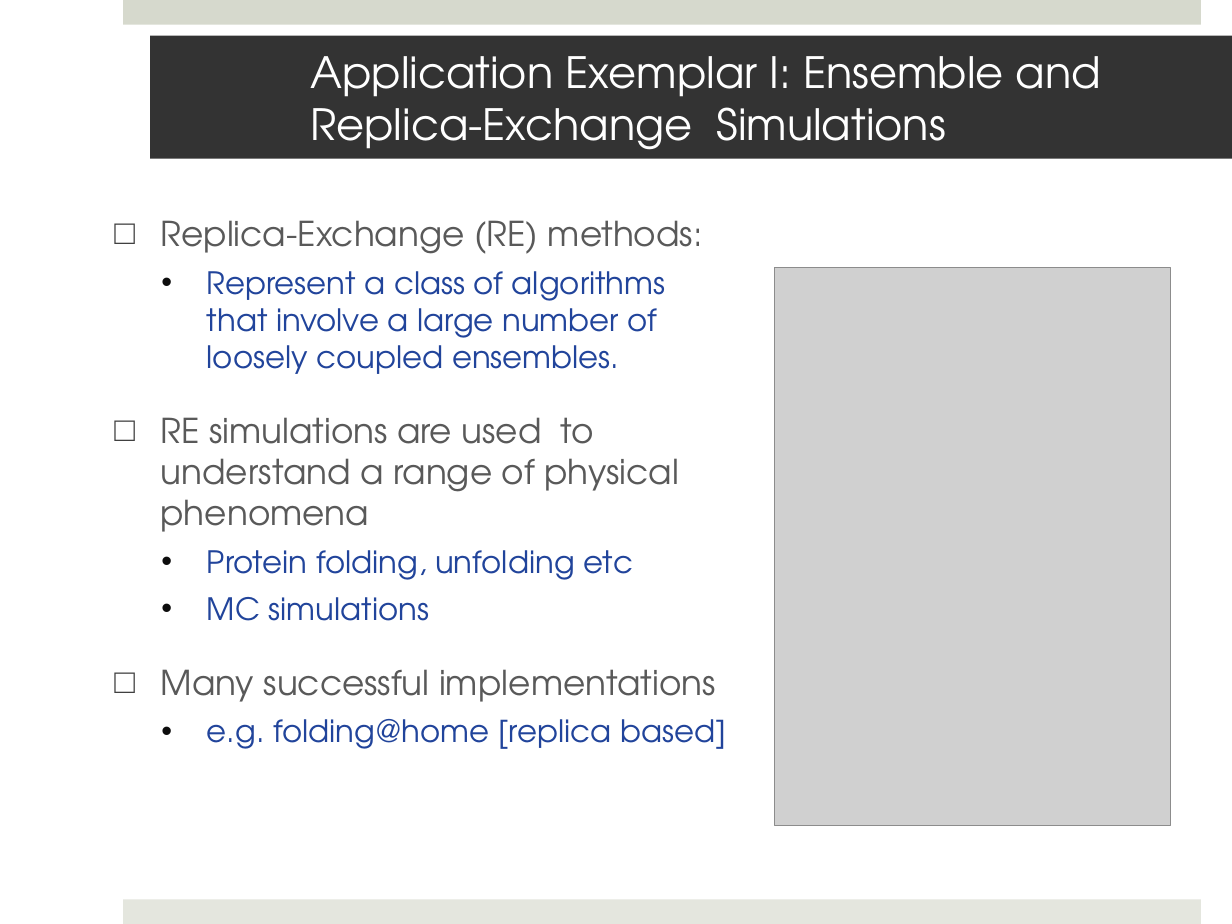
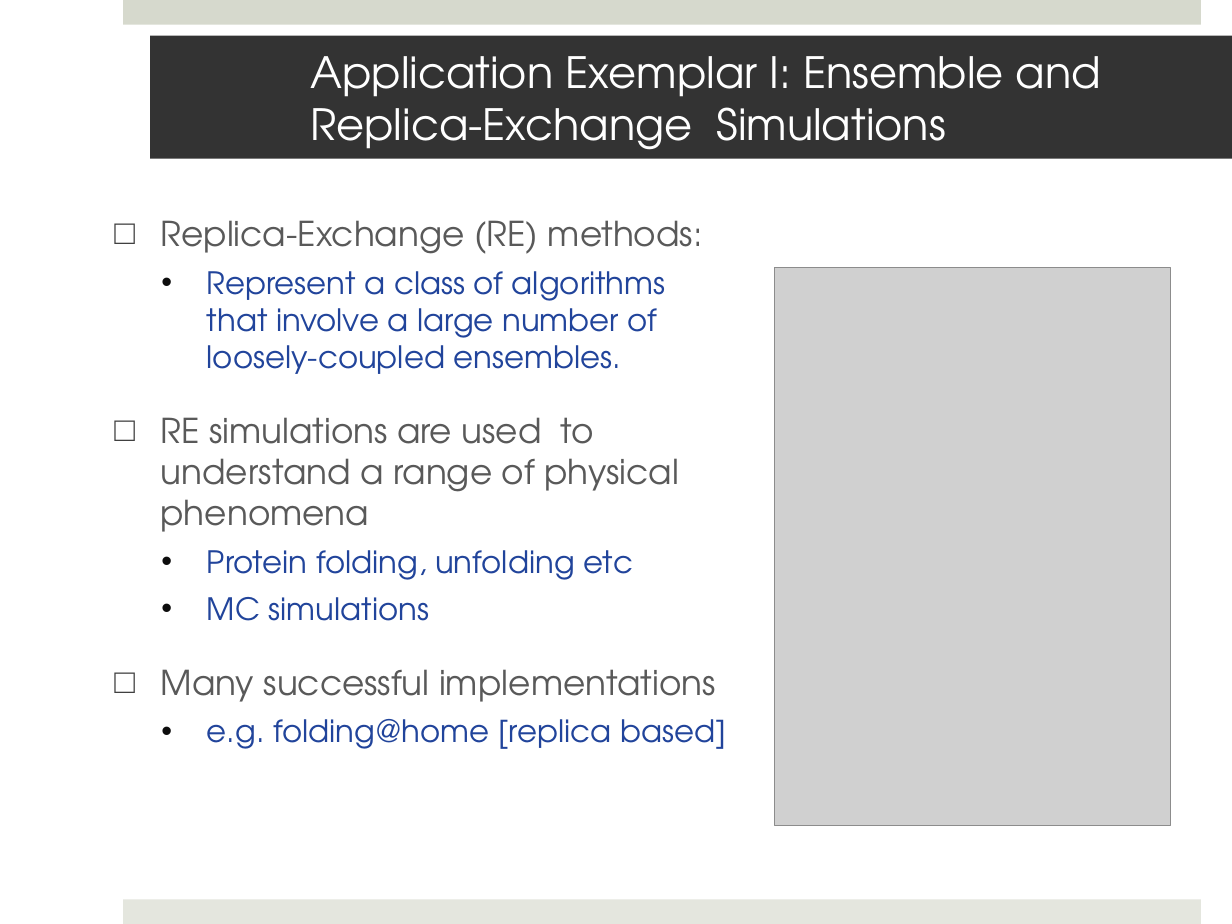
Before and after one commit to saga-project/saga-cpp-legacy-projects, a slide deck: slide 6 of saga-talks/abstractions_for_ls-microsoft.pptx. Drawn at 1232x924 pixels with LibreOffice and Linux fonts; fonts in the diff are those of the drawing; grey boxes stand for pictures; background and template pictures are left out. Boxes give left, top, right and bottom in pixels: in the first picture for what was removed or moved away, otherwise in the second. Text is boxed around its words. In the diff, an @@ line names an element or a change of style, - is before the commit and + after.

```diff
--- a/saga-talks/abstractions_for_ls-microsoft.pptx
+++ b/saga-talks/abstractions_for_ls-microsoft.pptx
@@ text at (x1=207, y1=271, x2=666, y2=374): text changed @@
-  • Represent a class of algorithms that involve a large number of loosely coupled ensembles.
+  • Represent a class of algorithms that involve a large number of loosely-coupled ensembles.
```
Also in this commit, not shown: 8 other slides changed, 1 slide added.
